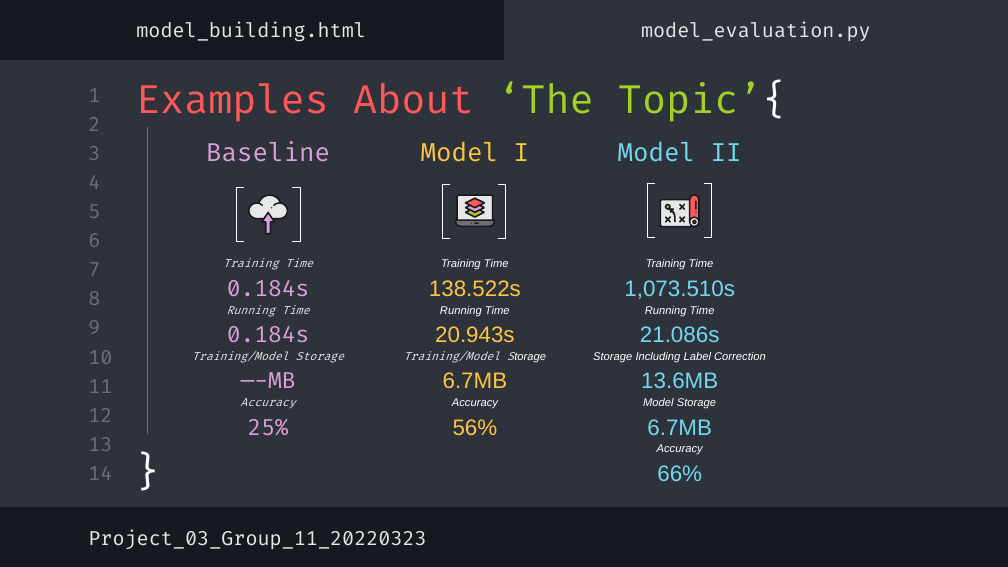
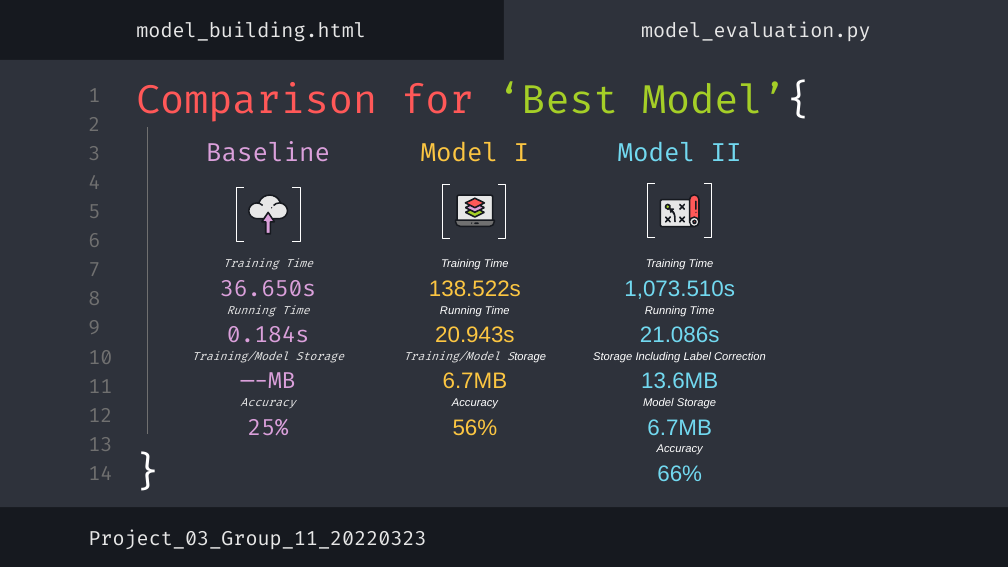
Before and after one commit to TZstatsADS/spring-2022-prj3-group11, a slide deck: slide 13 of doc/project3_group11_presentation.pptx. Drawn at 1008x567 pixels with LibreOffice and Linux fonts; fonts in the diff are those of the drawing. Boxes give left, top, right and bottom in pixels: in the first picture for what was removed or moved away, otherwise in the second. Text is boxed around its words. In the diff, an @@ line names an element or a change of style, - is before the commit and + after.

```diff
--- a/doc/project3_group11_presentation.pptx
+++ b/doc/project3_group11_presentation.pptx
@@ title at (136,81,811,122): text changed @@
-Examples About ‘The Topic’{
+Comparison for ‘Best Model’{
@@ subtitle at (220,280,316,297): text changed @@
-0.184s
+36.650s
```
Also in this commit, not shown: 1 other slide changed, 1 other file.
